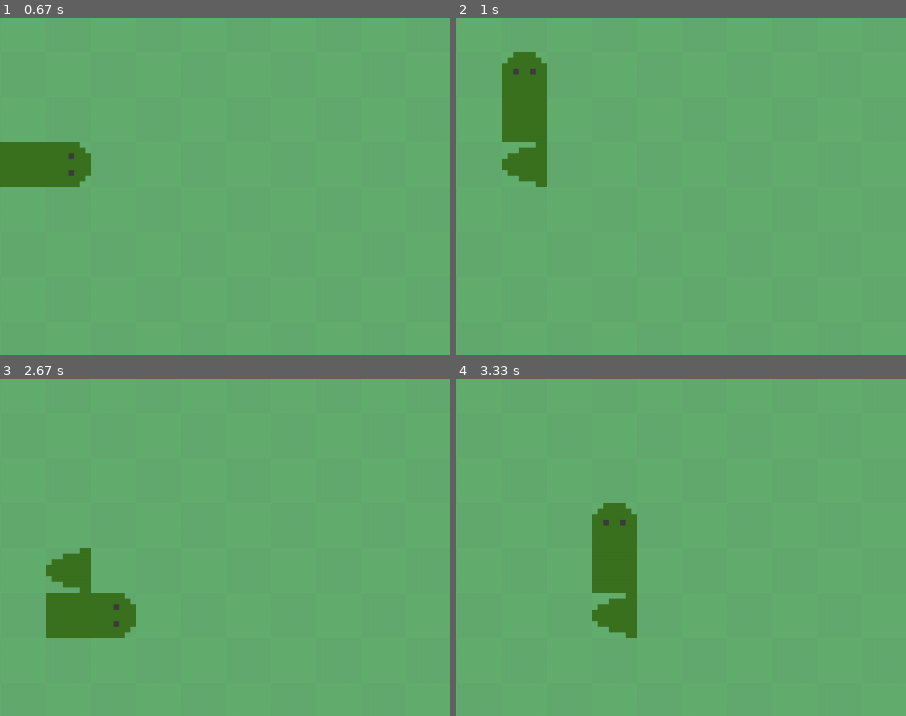
Above: before the commit, frames 1-4 (two rows, left to right).
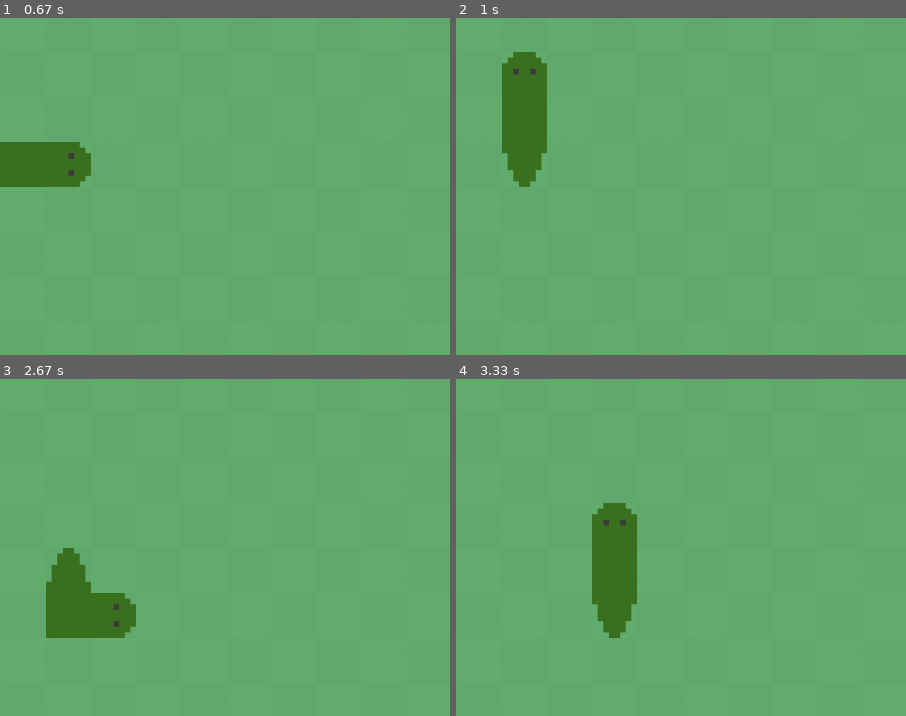
Above: after the commit, the same moments.

Repository: gwaem/pygame_snake
Game: pygame game, started from game.py
Two runs of this game, one before a commit and one after it. Both use one fixed random seed, a clock stepped at 60 frames per second and the inputs below.
Inputs:
- Up to frame 1 (0.67 s): tap Enter at 0.33 s
- Up to frame 2 (1 s): tap W at 0.67 s
- Up to frame 3 (2.67 s): tap A at 1 s; hold S 1.33-1.8 s; hold Right 1.33-1.8 s; tap Space at 1.83 s; tap S at 2.17 s; hold Right from 2.5 s (still down)
- Up to frame 4 (3.33 s): release Right at 2.97 s; hold Up 3-3.3 s
The pictures show only the part of the screen within x 25-75%, y 28-78%; the shares and areas given below are measured in that part.

Frame 1 is identical in both runs. In frame 2, 0.5% of the frame differs, in the area x 10-21%, y 36-51%; in frame 3, 0.5%; in frame 4, 0.5%.

Commit message:
feat: add update_tail function to update and rotate the tail sprite

Diff:
--- a/game.py
+++ b/game.py
@@ -82,21 +82,18 @@
                         if event.key in (pygame.K_w, pygame.K_UP):
                             if self.movement[1] != 1:
                                 self.movement = [0, -1]
-                                self.player.rotate_head(self.movement)
                         if event.key in (pygame.K_s, pygame.K_DOWN):
                             if self.movement[1] != -1:
                                 self.movement = [0, 1]
-                                self.player.rotate_head(self.movement)
                         if event.key in (pygame.K_a, pygame.K_LEFT):
                             if self.movement[0] != 1:
                                 self.movement = [-1, 0]
-                                self.player.rotate_head(self.movement)
                         if event.key in (pygame.K_d, pygame.K_RIGHT):
                             if self.movement[0] != -1:
                                 self.movement = [1, 0]
-                                self.player.rotate_head(self.movement)
                         if event.key == pygame.K_ESCAPE:
                             self.terminate()
+                    self.player.update_head(self.movement)
 
                 self.tilemap.render(self.display)
 
--- a/scripts/entities.py
+++ b/scripts/entities.py
@@ -12,6 +12,7 @@
         self.body_asset = self.game.assets["player"]["player_body.png"]
         self.tail_asset = self.game.assets["player"]["player_tail.png"]
         self.current_head = self.head_asset
+        self.current_tail = self.tail_asset
 
         # fmt: off
         self.body = [
@@ -46,10 +47,12 @@
 
                 for i, pos in enumerate(old_body[:-1]):
                     self.body[i + 1] = pos
+
+                self.update_tail()
             else:
                 return True
 
-    def rotate_head(self, movement=(0, 0)):
+    def update_head(self, movement=(0, 0)):
         if movement == [0, -1]:
             self.current_head = pygame.transform.rotate(self.head_asset, 90)
         elif movement == [0, 1]:
@@ -59,6 +62,21 @@
         else:
             self.current_head = self.head_asset
 
+    def update_tail(self):
+        prev_segment = self.body[-2]
+        tail = self.body[-1]
+        x_diff = tail[0] - prev_segment[0]
+        y_diff = tail[1] - prev_segment[1]
+
+        if x_diff > 0:
+            self.current_tail = pygame.transform.rotate(self.tail_asset, 180)
+        elif x_diff < 0:
+            self.current_tail = self.tail_asset
+        elif y_diff > 0:
+            self.current_tail = pygame.transform.rotate(self.tail_asset, 90)
+        else:
+            self.current_tail = pygame.transform.rotate(self.tail_asset, 270)
+
     def render(self, surface):
         for i, segment in enumerate(self.body):
             pixel_pos = tile_to_pixel(segment, self.game.TILE_SIZE)
@@ -66,7 +84,7 @@
             if i == 0:
                 asset = self.current_head
             elif i == len(self.body) - 1:
-                asset = self.tail_asset
+                asset = self.current_tail
             else:
                 asset = self.body_asset
 
